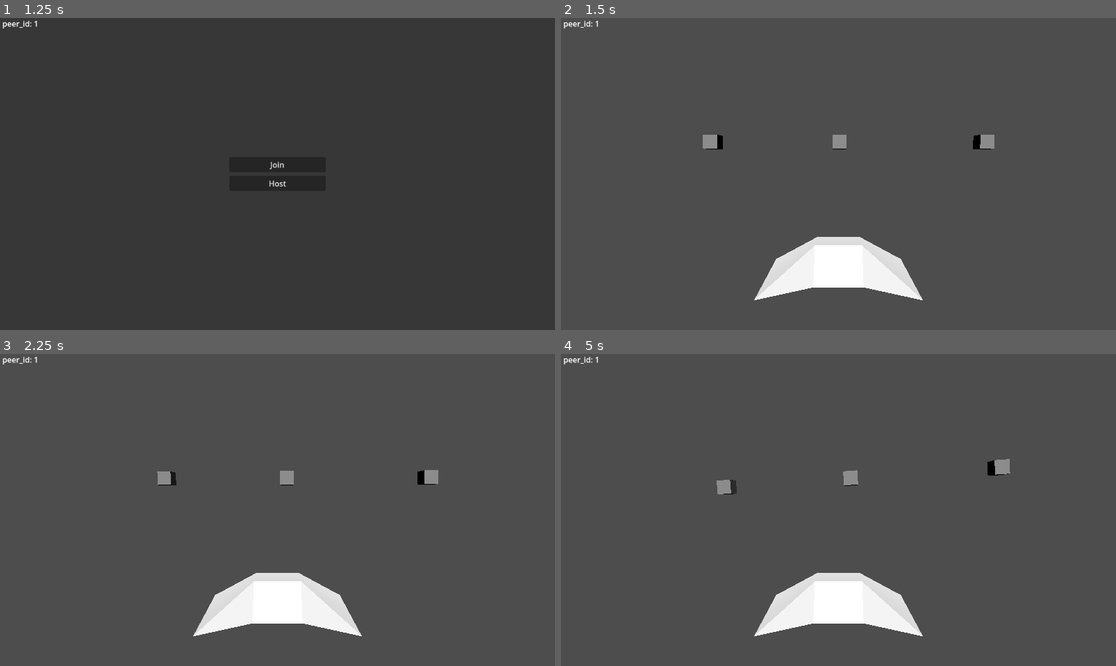
Above: before the commit, frames 1-4 (two rows, left to right).
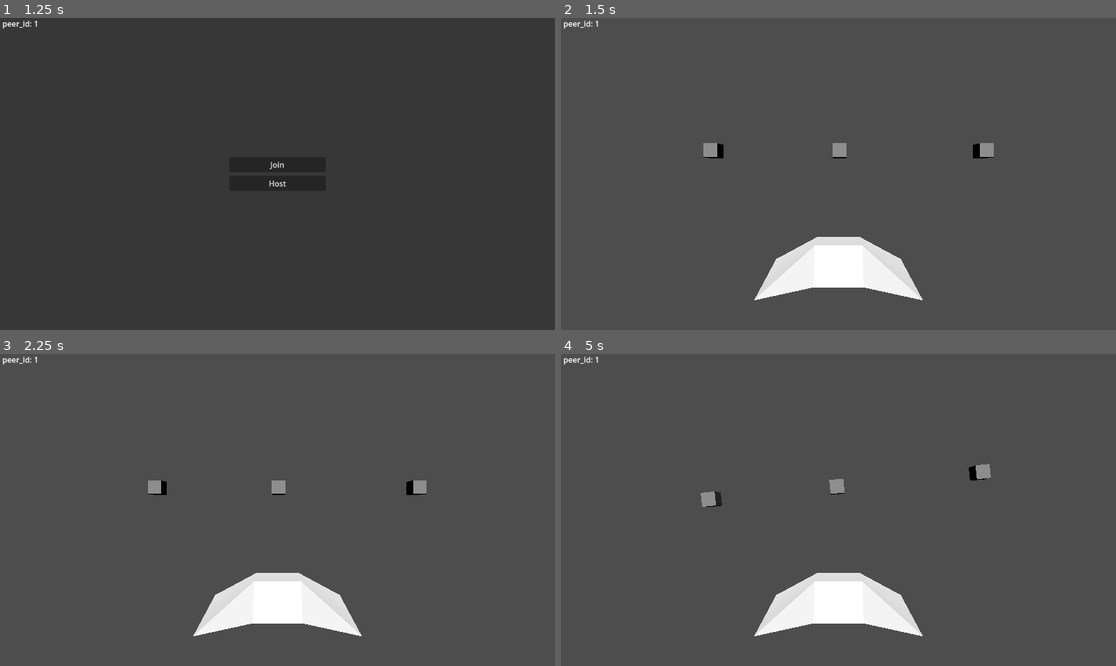
Above: after the commit, the same moments.

Repository: MathArtTechnologies/deivid-v-space
Game: Godot game, scene res://scenes/sand_box/MovementTest.tscn
Two runs of this game, one before a commit and one after it. Both use one fixed random seed, a clock stepped at 60 frames per second and the inputs below.
Inputs (mouse positions are in pixels of both pictures, inside the frame that each line leads up to):
- Up to frame 1 (1.25 s): tap Enter at 0.5 s; move the mouse to (399, 158) at 0.52 s; hold D (right_tilt) from 0.53 s (still down)
- Up to frame 2 (1.5 s): release D (right_tilt) at 1.25 s; click "Host" at 1.25 s
- Up to frame 3 (2.25 s): tap Space at 2 s; move the mouse to (166, 525) at 2.02 s; hold S (backward) from 2.03 s (still down)
- Up to frame 4 (5 s): move the mouse to (894, 441) at 2.77 s; release S (backward) at 2.78 s; hold D (right_tilt) 2.78-3.53 s; move the mouse to (810, 572) at 3.52 s; hold W (forward) 3.53-4.28 s; move the mouse to (1005, 556) at 4.27 s; hold A (left_tilt) from 4.28 s (still down)

Frame 1 is identical in both runs. In frame 2, 0.6% of the frame differs, in the area x 25-79%, y 37-45%; in frame 3, 0.8%; in frame 4, 0.9%, in the area x 25-81%, y 33-49%.

Commit message:
gamepad support

Diff:
--- a/project.godot
+++ b/project.godot
@@ -26,29 +26,58 @@
 "deadzone": 0.2,
 "events": [Object(InputEventKey,"resource_local_to_scene":false,"resource_name":"","device":-1,"window_id":0,"alt_press …(192 unchanged characters)…
 , Object(InputEventKey,"resource_local_to_scene":false,"resource_name":"","device":-1,"window_id":0,"alt_pressed":false …(186 unchanged characters)…
+, Object(InputEventJoypadMotion,"resource_local_to_scene":false,"resource_name":"","device":-1,"axis":5,"axis_value":1.0,"script":null)
 ]
 }
 backward={
 "deadzone": 0.2,
 "events": [Object(InputEventKey,"resource_local_to_scene":false,"resource_name":"","device":-1,"window_id":0,"alt_press …(192 unchanged characters)…
 , Object(InputEventKey,"resource_local_to_scene":false,"resource_name":"","device":-1,"window_id":0,"alt_pressed":false …(186 unchanged characters)…
+, Object(InputEventJoypadMotion,"resource_local_to_scene":false,"resource_name":"","device":-1,"axis":4,"axis_value":1.0,"script":null)
 ]
 }
 pause={
 "deadzone": 0.2,
 "events": [Object(InputEventKey,"resource_local_to_scene":false,"resource_name":"","device":-1,"window_id":0,"alt_press …(195 unchanged characters)…
+, Object(InputEventJoypadButton,"resource_local_to_scene":false,"resource_name":"","device":-1,"button_index":5,"pressure":0.0,"pressed":true,"script":null)
 ]
 }
 right_tilt={
 "deadzone": 0.2,
 "events": [Object(InputEventKey,"resource_local_to_scene":false,"resource_name":"","device":-1,"window_id":0,"alt_press …(192 unchanged characters)…
 , Object(InputEventKey,"resource_local_to_scene":false,"resource_name":"","device":-1,"window_id":0,"alt_pressed":false …(186 unchanged characters)…
+, Object(InputEventJoypadButton,"resource_local_to_scene":false,"resource_name":"","device":-1,"button_index":10,"pressure":0.0,"pressed":true,"script":null)
 ]
 }
 left_tilt={
 "deadzone": 0.2,
 "events": [Object(InputEventKey,"resource_local_to_scene":false,"resource_name":"","device":-1,"window_id":0,"alt_press …(191 unchanged characters)…
 , Object(InputEventKey,"resource_local_to_scene":false,"resource_name":"","device":-1,"window_id":0,"alt_pressed":false …(186 unchanged characters)…
+, Object(InputEventJoypadButton,"resource_local_to_scene":false,"resource_name":"","device":-1,"button_index":9,"pressure":0.0,"pressed":true,"script":null)
+]
+}
+left={
+"deadzone": 0.2,
+"events": [Object(InputEventJoypadMotion,"resource_local_to_scene":false,"resource_name":"","device":-1,"axis":2,"axis_value":-1.0,"script":null)
+, Object(InputEventJoypadButton,"resource_local_to_scene":false,"resource_name":"","device":-1,"button_index":13,"pressure":0.0,"pressed":true,"script":null)
+]
+}
+right={
+"deadzone": 0.2,
+"events": [Object(InputEventJoypadMotion,"resource_local_to_scene":false,"resource_name":"","device":-1,"axis":2,"axis_value":1.0,"script":null)
+, Object(InputEventJoypadButton,"resource_local_to_scene":false,"resource_name":"","device":-1,"button_index":14,"pressure":0.0,"pressed":true,"script":null)
+]
+}
+up={
+"deadzone": 0.2,
+"events": [Object(InputEventJoypadMotion,"resource_local_to_scene":false,"resource_name":"","device":-1,"axis":3,"axis_value":-1.0,"script":null)
+, Object(InputEventJoypadButton,"resource_local_to_scene":false,"resource_name":"","device":-1,"button_index":11,"pressure":0.0,"pressed":true,"script":null)
+]
+}
+down={
+"deadzone": 0.2,
+"events": [Object(InputEventJoypadMotion,"resource_local_to_scene":false,"resource_name":"","device":-1,"axis":3,"axis_value":1.0,"script":null)
+, Object(InputEventJoypadButton,"resource_local_to_scene":false,"resource_name":"","device":-1,"button_index":12,"pressure":0.0,"pressed":true,"script":null)
 ]
 }
 
--- a/scripts/components/controller_comp.gd
+++ b/scripts/components/controller_comp.gd
@@ -22,11 +22,19 @@
 
 func get_rotation() -> Vector3:
 	var rotation := Vector3(0, 0, 0)
+
+	# consider mouse
 	var mouse_pos := get_viewport().get_mouse_position()
 	var center : Vector2 = self.viewport.size / 2
 
 	rotation.x = center.y - mouse_pos.y
 	rotation.z = center.x - mouse_pos.x
+
+	# consider joystick
+	var joystick_dir : Vector2 = Input.get_vector("left", "right", "up", "down")
+
+	rotation.x = joystick_dir.y * -1
+	rotation.z = joystick_dir.x * -1
 
 	if Input.is_action_pressed("left_tilt"):
 		rotation.y -= 1
